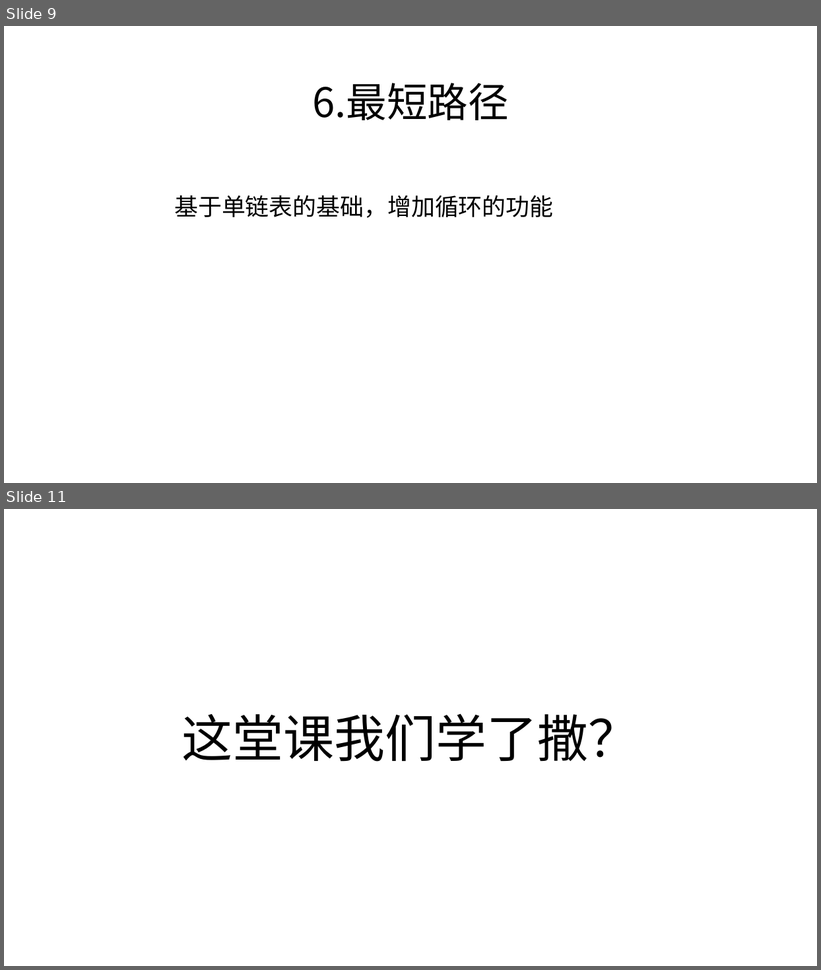
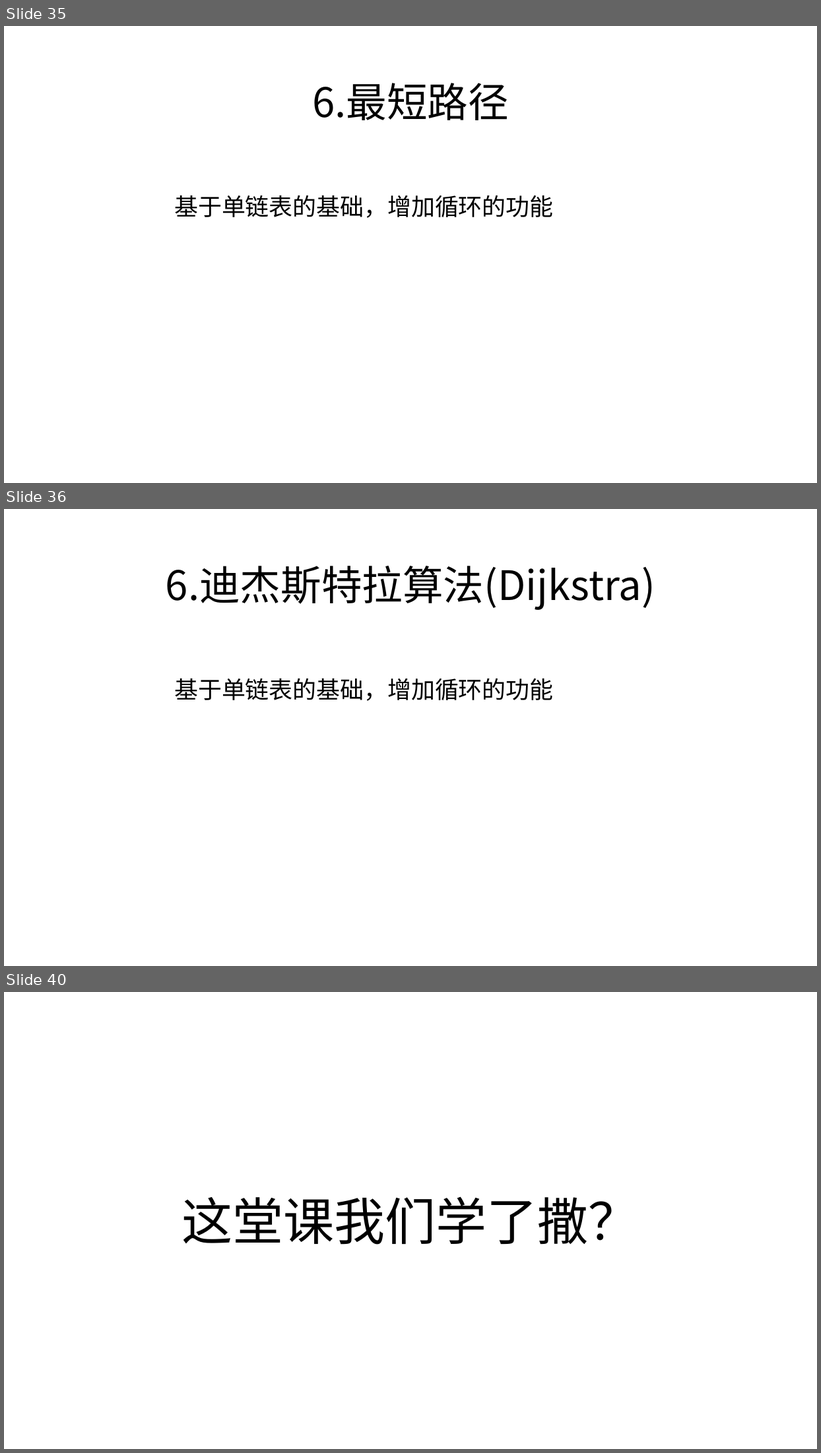
Before and after one commit to zjyesir/hmc_data_structure, a slide deck: ppt/7.图.pptx. Shown one above the other, each under a label of ours: slides 9 and 11 before the commit, slides 35, 36 and 40 after it; the slides between them are not shown. The pictures are 821x970 and 821x1453 pixels, drawn with LibreOffice and Linux fonts; fonts in the diff are those of the drawing; background and template pictures are left out. Boxes give left, top, right and bottom in pixels: in the first picture for what was removed or moved away, otherwise in the second. Text is boxed around its words. In the diff, an @@ line names an element or a change of style, - is before the commit and + after.

```diff
--- a/ppt/7.图.pptx
+++ b/ppt/7.图.pptx
@@ slide 36 added at (x1=4, y1=509, x2=817, y2=966), background picture (left out) @@
@@ text added at (x1=166, y1=566, x2=655, y2=610), 48 pt, text #000000 @@
+6.迪杰斯特拉算法(Dijkstra)
@@ text added at (x1=174, y1=678, x2=553, y2=701), 28 pt, text #000000 @@
+基于单链表的基础，增加循环的功能
@@ what was slide 9 is now slide 35 @@
@@ what was slide 11 is now slide 40 @@
```
Also in this commit, not shown: 4 slides changed, 28 other slides added, 8 other files.
